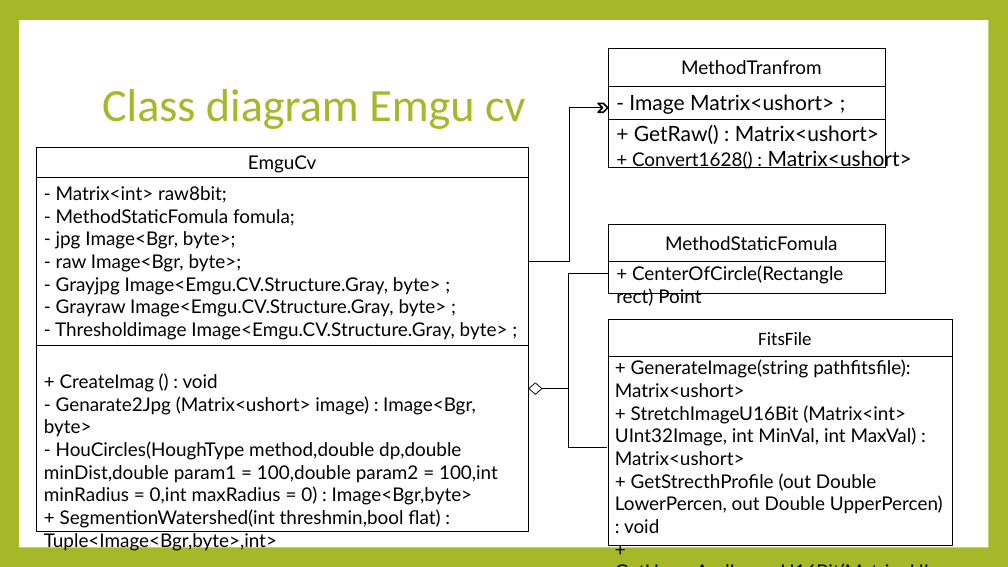
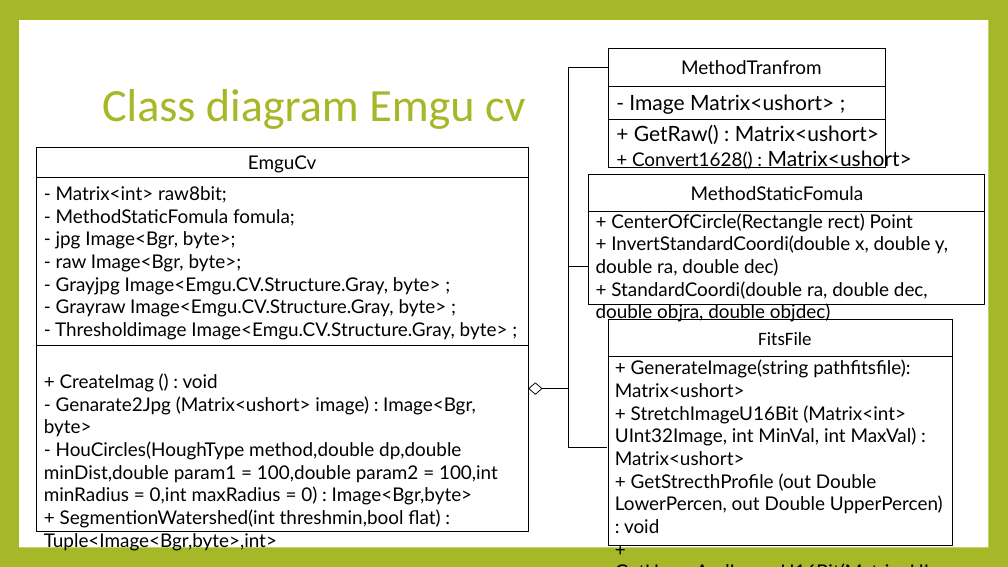
Before and after one commit to NoobMasterEz/PonintingModel, a slide deck: slide 7 of Powpoint/วัตถุประสงค์.pptx. Drawn at 1008x567 pixels with LibreOffice and Linux fonts; fonts in the diff are those of the drawing. Boxes give left, top, right and bottom in pixels: in the first picture for what was removed or moved away, otherwise in the second. Text is boxed around its words. In the diff, an @@ line names an element or a change of style, - is before the commit and + after.

Commit message:
fix power point

```diff
--- a/Powpoint/วัตถุประสงค์.pptx
+++ b/Powpoint/วัตถุประสงค์.pptx
@@ elbow line moved from (529, 262) - (609, 108) to (568, 273) - (609, 67) @@
@@ chevron removed at bbox=[598, 104, 608, 113] @@
@@ rectangle: place and size @@
-rectangle at bbox=[609, 224, 885, 293]
+rectangle at bbox=[588, 175, 985, 306]
@@ rectangle: place and size @@
-rectangle at bbox=[609, 224, 885, 262]
+rectangle at bbox=[588, 175, 985, 212]
@@ text "MethodStaticFomula": place and size @@
-text "MethodStaticFomula" at bbox=[665, 236, 838, 250]
+text "MethodStaticFomula" at bbox=[691, 186, 864, 200]
@@ text "+ CenterOfCircle(Rectangle rect) Point": place and size @@
-text "+ CenterOfCircle(Rectangle rect) Point" at bbox=[616, 265, 843, 306]
+text "+ CenterOfCircle(Rectangle rect) Point" at bbox=[596, 213, 948, 323]
@@ text at bbox=[596, 235, 948, 323]: paragraphs added @@
++ InvertStandardCoordi(double x, double y, double ra, double dec)
++ StandardCoordi(double ra, double dec, double objra, double objdec)
@@ elbow line moved from (568, 389) - (609, 273) to (588, 267) - (568, 389) @@
```
Also in this commit, not shown: 9 other files.
